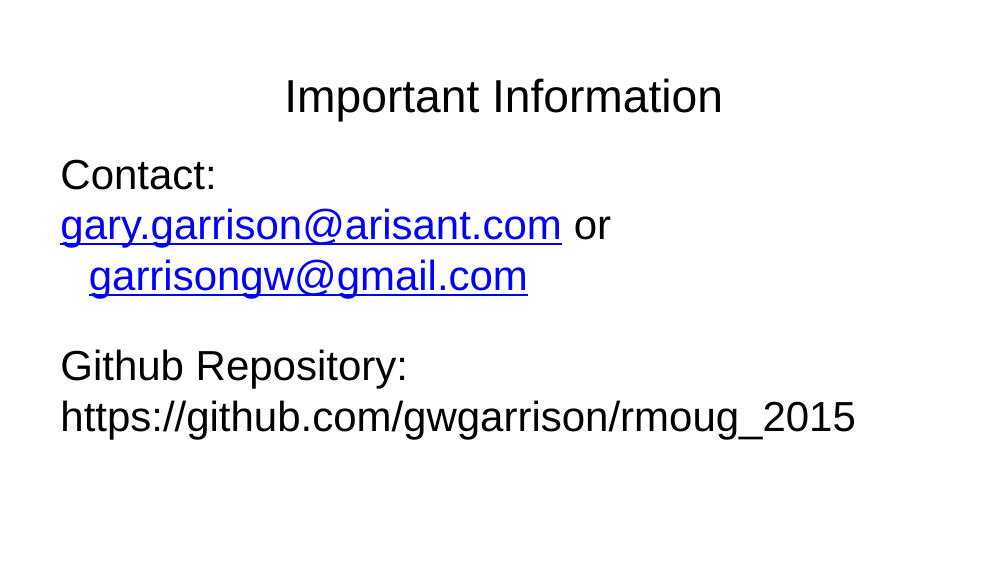
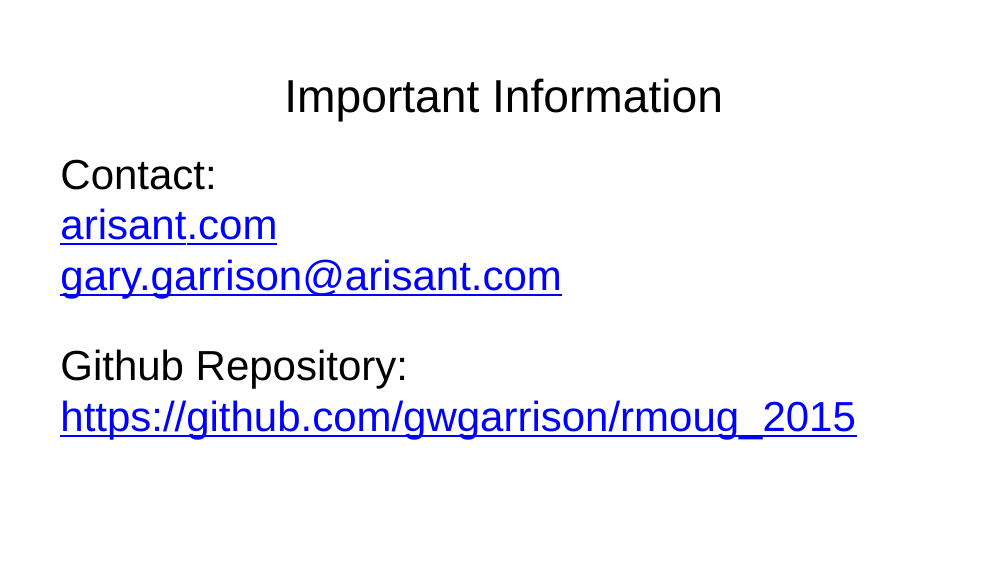
Before and after one commit to gwgarrison/rmoug_2015, a slide deck: slide 30 of garrison_presentation.pptx (slide 31 before the commit). Drawn at 1008x567 pixels with LibreOffice and Linux fonts; fonts in the diff are those of the drawing; background and template pictures are left out. Boxes give left, top, right and bottom in pixels: in the first picture for what was removed or moved away, otherwise in the second. Text is boxed around its words. In the diff, an @@ line names an element or a change of style, - is before the commit and + after.

```diff
--- a/garrison_presentation.pptx
+++ b/garrison_presentation.pptx
@@ text at bbox=[60, 208, 561, 298]: text changed @@
-gary.garrison@arisant.com or garrisongw@gmail.com
+arisant.com
+gary.garrison@arisant.com
@@ text at bbox=[60, 400, 855, 439]: text colour #000000 to #0000FF, underline on in "https://github.com/gwgarrison/rmoug_2015" @@
```
Also in this commit, not shown: 3 other slides changed, 1 slide removed, 9 other files.
